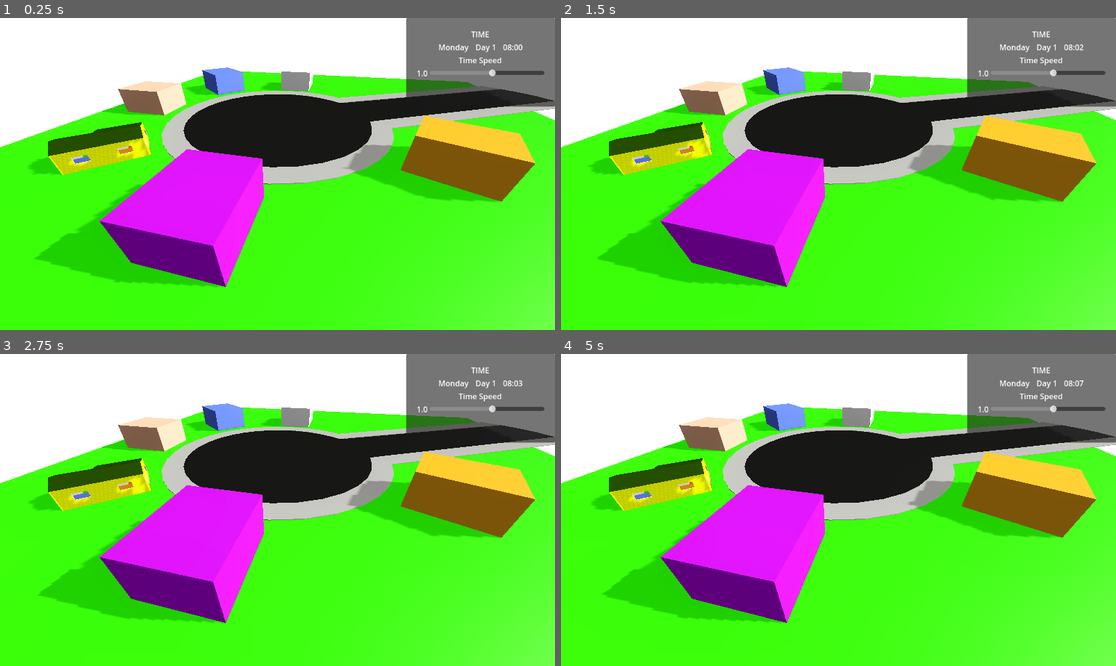
Above: before the commit, frames 1-4 (two rows, left to right).
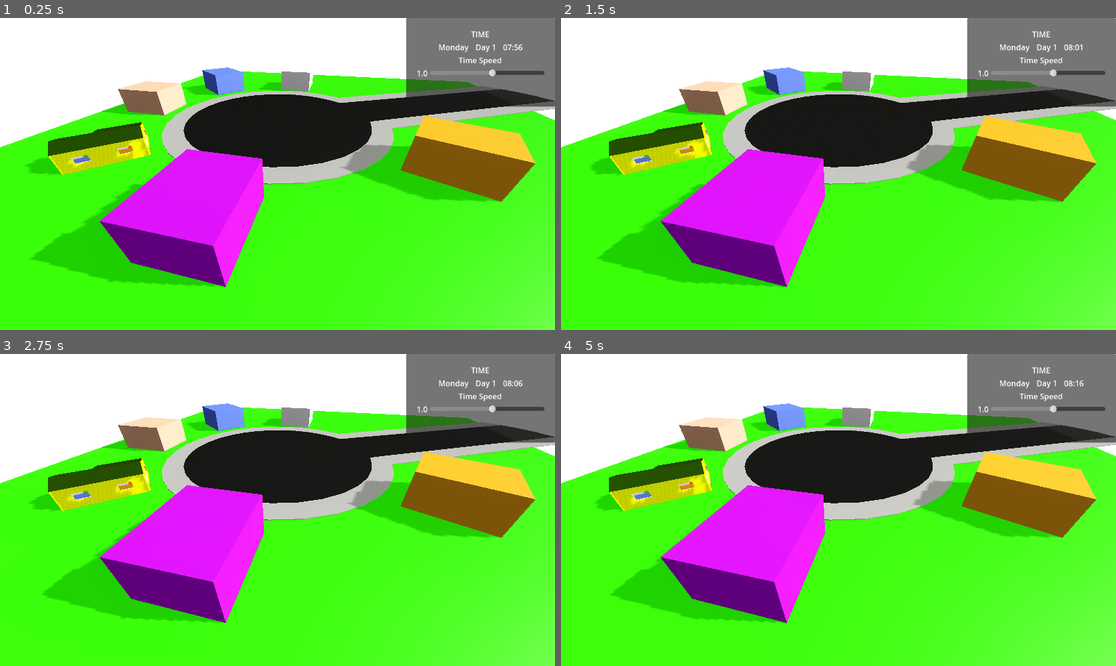
Above: after the commit, the same moments.

Repository: hamgoblin45/Fascism-Sim
Game: Godot game, scene res://main.tscn
The game is run twice, just before and just after one commit, with the same random seed, the same clock (stepped at 60 frames per second) and the same inputs.
Inputs:
- Up to frame 1 (0.25 s): no input
- Up to frame 2 (1.5 s): no input
- Up to frame 3 (2.75 s): no input
- Up to frame 4 (5 s): no input

The runs differ from the first frame. In frame 1, 0.3% of the frame differs, in the area x 4-95%, y 8-87%; in frame 2, 0.1%; in frame 3, 0.2%; in frame 4, 0.6%, in the area x 5-95%, y 8-87%.

Commit message:
Separated day night logic from visuals

Diff:
--- a/fasc-sim-time/Maps/DayNightCycle.gd
+++ b/fasc-sim-time/Maps/day_night_cycle.gd
@@ -1,13 +1,8 @@
 extends Node3D
 
-#var time: float
-#@export var day_length: float = 800000.0
-@export var start_time: float = 0.25
 
-var time_rate: float = 0.0001
 
 @onready var timer: Timer = $Timer
-
 
 var sun: DirectionalLight3D
 @export var sun_color: Gradient
@@ -28,7 +23,9 @@
 
 
 func _ready():
-	#GameState.cycle_time = start_time
+	EventBus.main_scene_loaded.connect(_setup)
+
+func _setup():
 
 	GameState.cycle_time = GameState.time / 24
 
@@ -36,29 +33,14 @@
 	moon = get_node("Moon")
 	environment = get_node("Sky/WorldEnvironment")
 
+	sky_material = environment.environment.sky.sky_material
+	_handle_sky(GameState.hour, GameState.minute)
+	EventBus.minute_changed.connect(_handle_sky)
 
-	handle_time()
 
-	sky_material = environment.environment.sky.sky_material
-
-func handle_time():
-	GameState.time = 1440 * GameState.cycle_time / 60
-	GameState.hour = floor(GameState.time)
-	var minute_fraction = GameState.time - GameState.hour
-	GameState.minute = int(60 * minute_fraction)
-
-	EventBus.minute_changed.emit(GameState.hour, GameState.minute)
-	#print("Hour: %s" % GameState.hour)
-	#print("Minute: %s" % GameState.minute)
-	#print("It is %s minute" % minute_fraction)
-	if GameState.cycle_time >= 1.0:
-		#next_day()
-		GameState.cycle_time = 0.0
-		print("midnight reached")
-		EventBus.change_day.emit(GameState.day + 1)
 
 ## Controls sun, moon, light, and color of sky
-func handle_sky():
+func _handle_sky(_hour: int, _minute: int):
 		#SUN
 		sun.rotation_degrees.x = GameState.cycle_time * 360 + 90
 		sun.light_color = sun_color.sample(GameState.cycle_time)
@@ -123,59 +105,3 @@
 		environment.environment.sky.sky_material.set_shader_parameter("clouds_shadow_intensity", cloud_shadow_intensity)
 		#environment.environment.sky.sky_material.set("ground_bottom_color", sky_top_color.sample(GameState.cycle_time))
 		#environment.environment.sky.sky_material.set("ground_horizon_color", sky_horizon_color.sample(GameState.cycle_time))
-
-## Rolls over time to a new day
-#func next_day():
-			##Make it so each day has to be ended, like Stardew. If it reaches a certain time, Player passes out and loses
-			##some resource.
-			#
-			#GameState.cycle_time = 0.0
-			#GameState.day += 1
-			#GameState.overall_day += 1
-			#
-			#match GameState.weekday:
-				#"Monday":
-					#GameState.weekday = "Tuesday"
-				#"Tuesday":
-					#GameState.weekday = "Wednesday"
-				#"Wednesday":
-					#GameState.weekday = "Thursday"
-				#"Thursday":
-					#GameState.weekday = "Friday"
-				#"Friday":
-					#GameState.weekday = "Saturday"
-				#"Saturday":
-					#GameState.weekday = "Sunday"
-				#"Sunday":
-					#GameState.weekday = "Monday"
-			#
-			#if GameState.day >= 29:
-				#GameState.day = 1
-				#match GameState.season:
-					#"Spring":
-						#GameState.season = "Summer"
-					#"Summer":
-						#GameState.season = "Fall"
-					#"Fall":
-						#GameState.season = "Winter"
-					#"Winter":
-						#GameState.season = "Spring"
-
-func handle_lights():
-	if GameState.time >= 17.5 or GameState.time < 6.0:
-		for lamp in get_tree().get_nodes_in_group("lamps"):
-			lamp.light_on()
-	else:
-		for lamp in get_tree().get_nodes_in_group("lamps"):
-			lamp.light_off()
-
-## Controls time in a more optimized manner than running it in _process()
-func _on_timer_timeout() -> void:
-		GameState.cycle_time += time_rate * GameState.time_speed
-
-		print("Cycle Time: %f" % GameState.cycle_time)
-		print("Time: %f" % GameState.time)
-
-		handle_time()
-		handle_sky()
-		handle_lights() # Streetlights
--- a/fasc-sim-time/Maps/time_control_ui.gd
+++ b/fasc-sim-time/Maps/time_control_ui.gd
@@ -1,5 +1,5 @@
 extends PanelContainer
-
+# Only handle UI stuff here! Logic goes in TimeManager
 
 @onready var weekday_label: Label = %WeekdayLabel
 @onready var day_label: Label = %DayLabel
--- a/fasc-sim-time/main.tscn
+++ b/fasc-sim-time/main.tscn
@@ -1,10 +1,11 @@
-[gd_scene load_steps=15 format=3 uid="uid://e8o0kydvppr1"]
+[gd_scene load_steps=16 format=3 uid="uid://e8o0kydvppr1"]
 
 [ext_resource type="Script" uid="uid://1v0ae4eu1rag" path="res://main.gd" id="1_ig7tw"]
 [ext_resource type="PackedScene" uid="uid://lhsf2quoonbk" path="res://Maps/map.gltf" id="2_0xm2m"]
-[ext_resource type="Script" uid="uid://coghiaiitrpt7" path="res://Maps/DayNightCycle.gd" id="3_lquwl"]
+[ext_resource type="Script" uid="uid://coghiaiitrpt7" path="res://Maps/day_night_cycle.gd" id="3_lquwl"]
 [ext_resource type="Script" uid="uid://cq362a8jqvadw" path="res://Maps/time_control_ui.gd" id="4_1bvp3"]
 [ext_resource type="Material" uid="uid://dh6ykun8bv60u" path="res://Maps/sky/examples/day_sky.tres" id="4_7mycd"]
+[ext_resource type="Script" uid="uid://co6onokbkdfa7" path="res://time_manager.gd" id="6_7mycd"]
 
 [sub_resource type="Gradient" id="Gradient_pmrgb"]
 offsets = PackedFloat32Array(0, 0.3, 0.7, 1)
@@ -177,5 +178,13 @@
 max_value = 10.0
 value = 1.0
 
+[node name="TimeManager" type="Node" parent="."]
+script = ExtResource("6_7mycd")
+
+[node name="Timer" type="Timer" parent="TimeManager"]
+wait_time = 0.1
+autostart = true
+
 [connection signal="timeout" from="DayNightCycle/Timer" to="DayNightCycle" method="_on_timer_timeout"]
 [connection signal="value_changed" from="TimeControl/TimeControlUI/MarginContainer/MainVBox/SpeedContainer/SpeedRow/SpeedSlider" to="TimeControl/TimeControlUI" method="_on_speed_slider_value_changed"]
+[connection signal="timeout" from="TimeManager/Timer" to="TimeManager" method="_on_timer_timeout"]
--- /dev/null
+++ b/fasc-sim-time/time_manager.gd
@@ -0,0 +1,36 @@
+extends Node
+# Handles the logic involved in controlling game time
+
+var time_rate: float = 0.0003
+
+func _ready() -> void:
+	handle_time()
+
+func handle_time():
+	GameState.time = 1440 * GameState.cycle_time / 60
+	GameState.hour = floor(GameState.time)
+	var minute_fraction = GameState.time - GameState.hour
+	GameState.minute = int(60 * minute_fraction)
+
+	EventBus.minute_changed.emit(GameState.hour, GameState.minute)
+	#print("Hour: %s" % GameState.hour)
+	#print("Minute: %s" % GameState.minute)
+	#print("It is %s minute" % minute_fraction)
+	if GameState.cycle_time >= 1.0:
+		#next_day()
+		GameState.cycle_time = 0.0
+		print("midnight reached")
+		EventBus.change_day.emit(GameState.day + 1)
+
+
+func _on_timer_timeout() -> void:
+	GameState.cycle_time += time_rate * GameState.time_speed
+	handle_time()
+
+func handle_lights():
+	if GameState.time >= 17.5 or GameState.time < 6.0:
+		for lamp in get_tree().get_nodes_in_group("lamps"):
+			lamp.light_on()
+	else:
+		for lamp in get_tree().get_nodes_in_group("lamps"):
+			lamp.light_off()
Renamed: fasc-sim-time/Maps/DayNightCycle.gd.uid -> fasc-sim-time/Maps/day_night_cycle.gd.uid
Not shown, added: fasc-sim-time/time_manager.gd.uid
